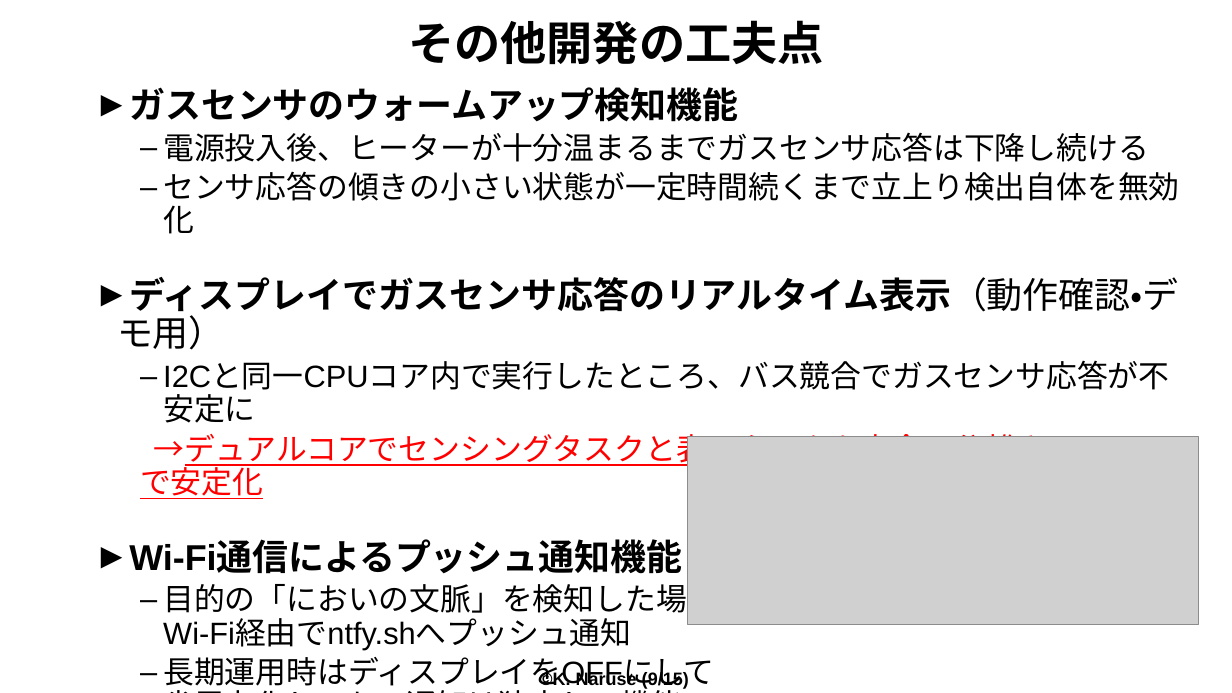
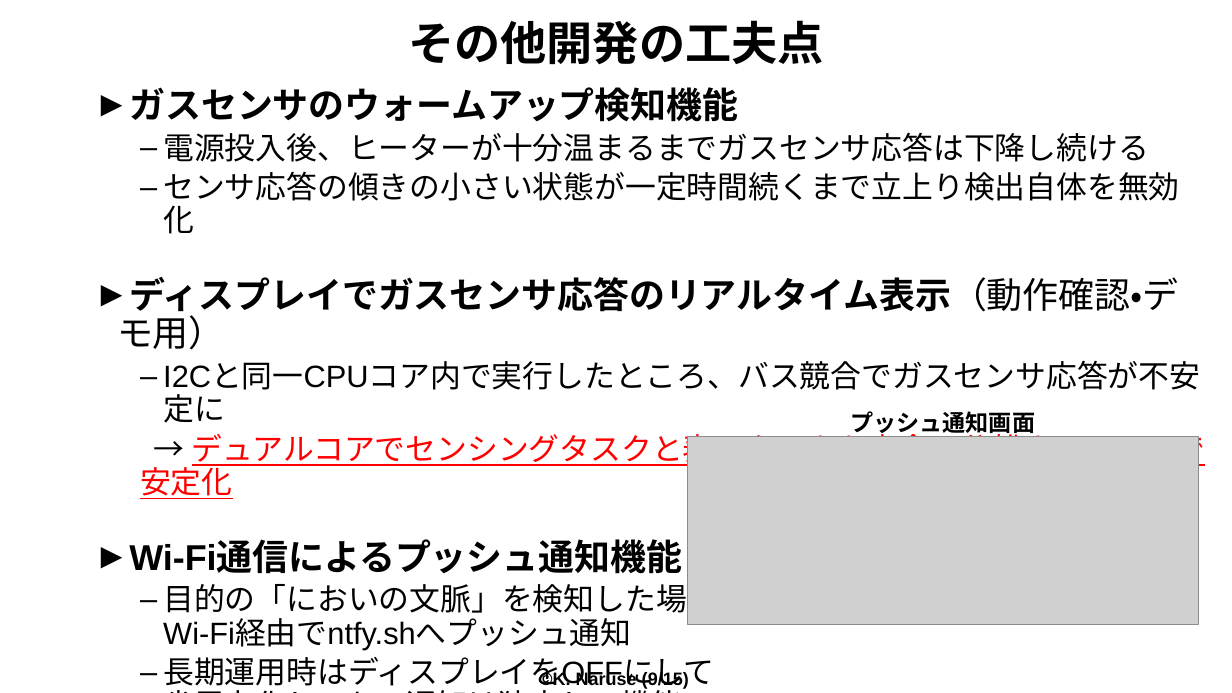
Before and after one commit to narussse/Scentext, a slide deck: slide 9 of doc/Scentext_応募作品紹介資料.pptx. Drawn at 1232x693 pixels with LibreOffice and Linux fonts; fonts in the diff are those of the drawing; grey boxes stand for pictures. Boxes give left, top, right and bottom in pixels: in the first picture for what was removed or moved away, otherwise in the second. Text is boxed around its words. In the diff, an @@ line names an element or a change of style, - is before the commit and + after.

Commit message:
Update pitch deck (260925 revision)

```diff
--- a/doc/Scentext_応募作品紹介資料.pptx
+++ b/doc/Scentext_応募作品紹介資料.pptx
@@ text added at (x1=850, y1=411, x2=1035, y2=436), 18 pt, text #000000, bold @@
+プッシュ通知画面
@@ text at (x1=140, y1=429, x2=1206, y2=499): spaces changed @@
-  →デュアルコアでセンシングタスクと表示タスクを完全に分離させることで安定化
+  → デュアルコアでセンシングタスクと表示タスクを完全に分離させることで安定化
```
Also in this commit, not shown: 3 other slides changed.
